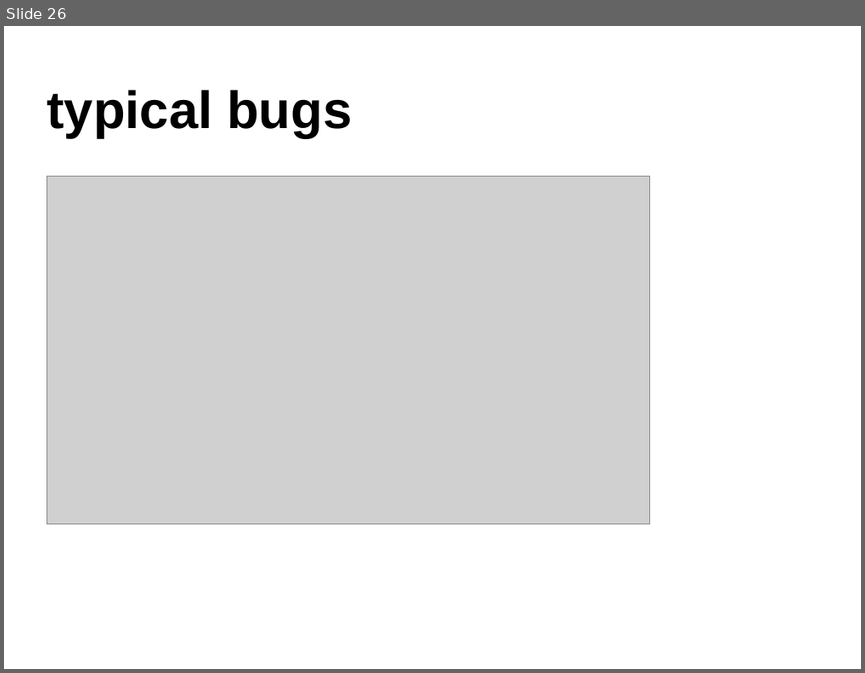
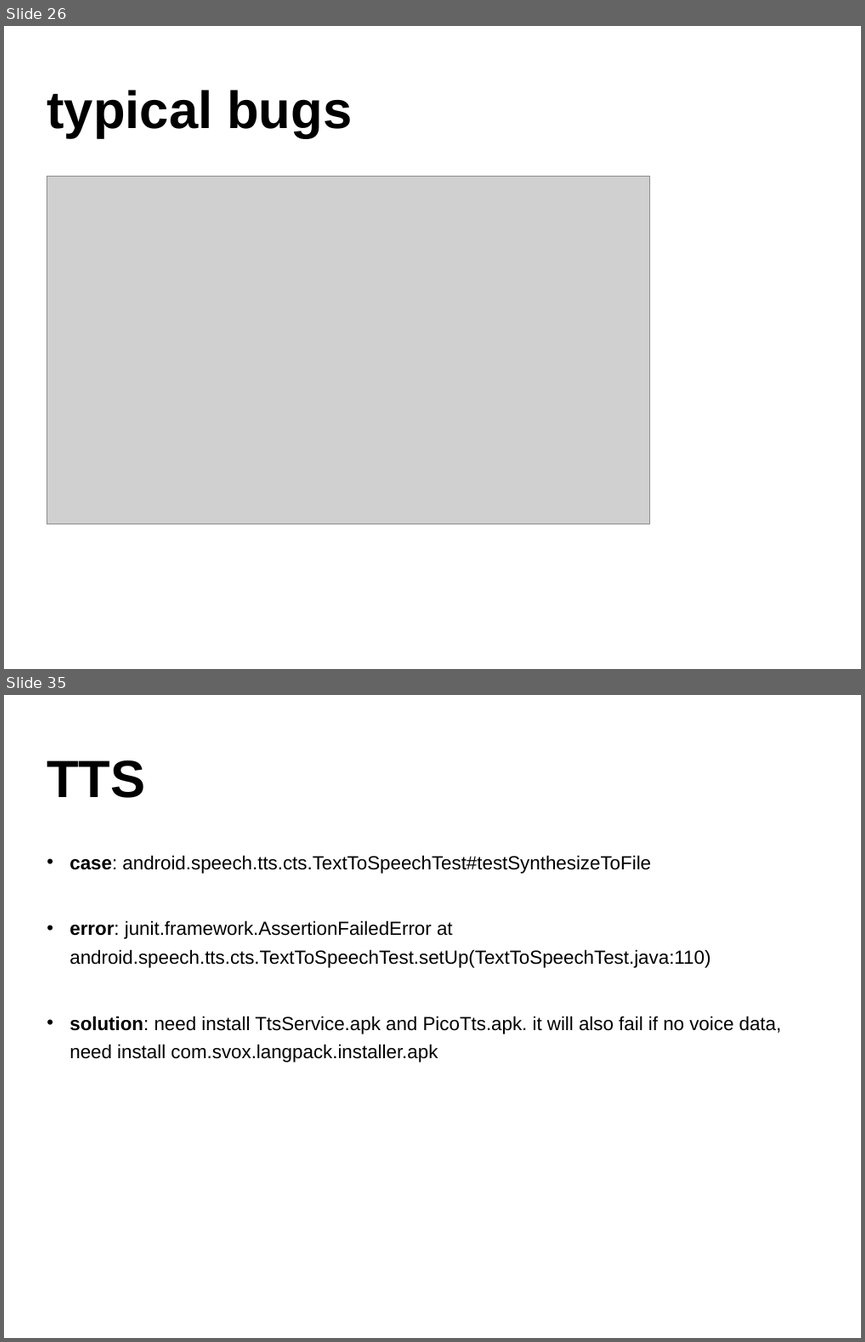
Before and after one commit to widerules/system-information, a slide deck: cts/CTS-training.ppt. Shown one above the other, each under a label of ours: slide 26 before the commit, slides 26 and 35 after it; the slides between them are not shown. The pictures are 865x673 and 865x1342 pixels, drawn with LibreOffice and Linux fonts; fonts in the diff are those of the drawing; grey boxes stand for pictures; background and template pictures are left out. Boxes give left, top, right and bottom in pixels: in the first picture for what was removed or moved away, otherwise in the second. Text is boxed around its words. In the diff, an @@ line names an element or a change of style, - is before the commit and + after.

```diff
--- a/cts/CTS-training.ppt
+++ b/cts/CTS-training.ppt
@@ slide 35 added at box(4, 695, 861, 1338), background picture (left out) @@
@@ text added at box(46, 760, 145, 798), 44 pt, text #000000, bold @@
+TTS
@@ text added at box(69, 855, 782, 1062), 16 pt, text #000000 @@
+• case: android.speech.tts.cts.TextToSpeechTest#testSynthesizeToFile
+• error: junit.framework.AssertionFailedError at android.speech.tts.cts.TextToSpeechTest.setUp(TextToSpeechTest.java:110)
+• solution: need install TtsService.apk and PicoTts.apk. it will also fail if no voice data, need install com.svox.langpack.installer.apk
```
Also in this commit, not shown: 42 slides changed, 1 other slide added, 1 other file.
